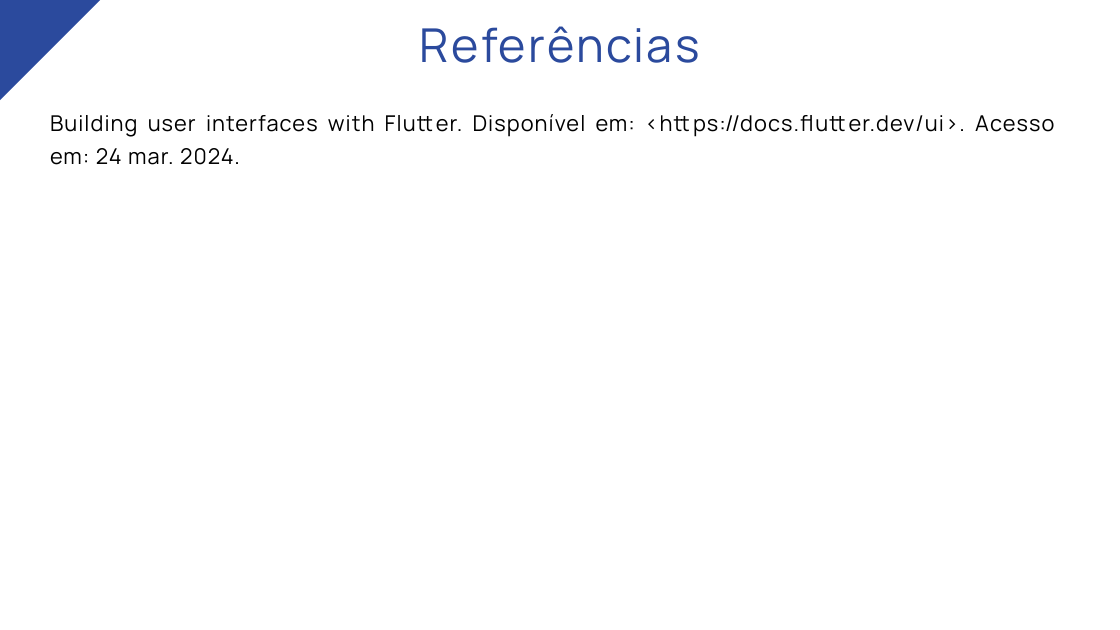
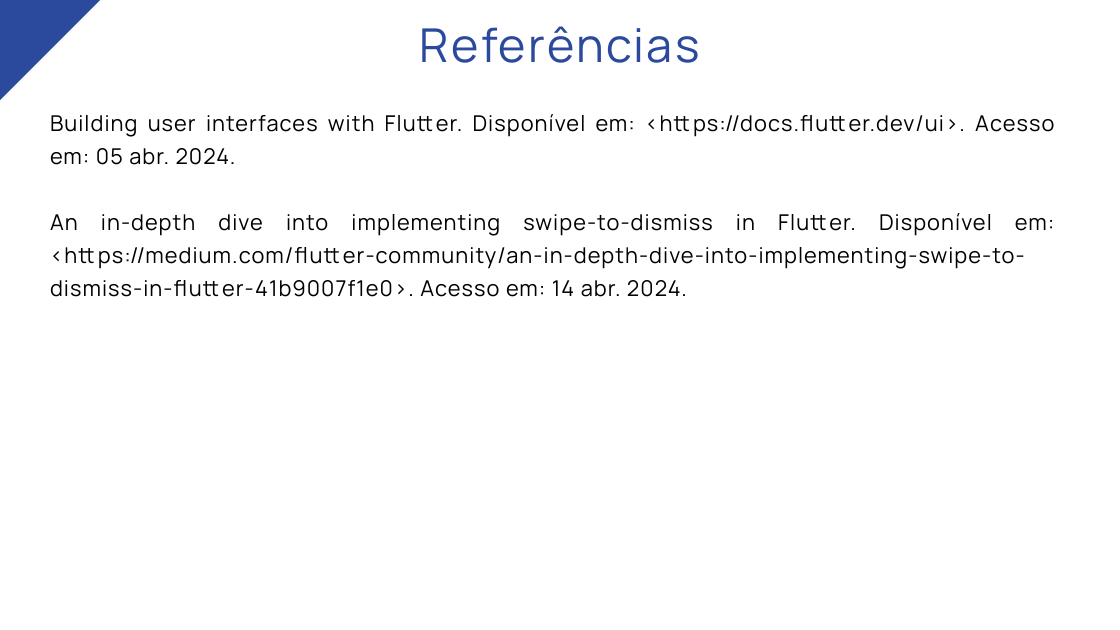
Before and after one commit to marcosdosea/TreinamentoFlutter, a slide deck: slide 25 of Aula14-Componentes de Formulários/Aula14-Componentes de Formulários.pptx (slide 10 before the commit). Drawn at 1120x630 pixels with LibreOffice and Linux fonts; fonts in the diff are those of the drawing. Boxes give left, top, right and bottom in pixels: in the first picture for what was removed or moved away, otherwise in the second. Text is boxed around its words. In the diff, an @@ line names an element or a change of style, - is before the commit and + after.

```diff
--- a/Aula14-Componentes de Formulários/Aula14-Componentes de Formulários.pptx
+++ b/Aula14-Componentes de Formulários/Aula14-Componentes de Formulários.pptx
@@ text at <box>50,114,1054,297</box>: text changed @@
-Building user interfaces with Flutter. Disponível em: <https://docs.flutter.dev/ui>. Acesso em: 24 mar. 2024.
+Building user interfaces with Flutter. Disponível em: <https://docs.flutter.dev/ui>. Acesso em: 05 abr. 2024.
+An in-depth dive into implementing swipe-to-dismiss in Flutter. Disponível em: <https://medium.com/flutter-community/an-in-depth-dive-into-implementing-swipe-to-dismiss-in-flutter-41b9007f1e0>. Acesso em: 14 abr. 2024.
```
Also in this commit, not shown: 6 other slides changed, 15 slides added, 1 other file.
